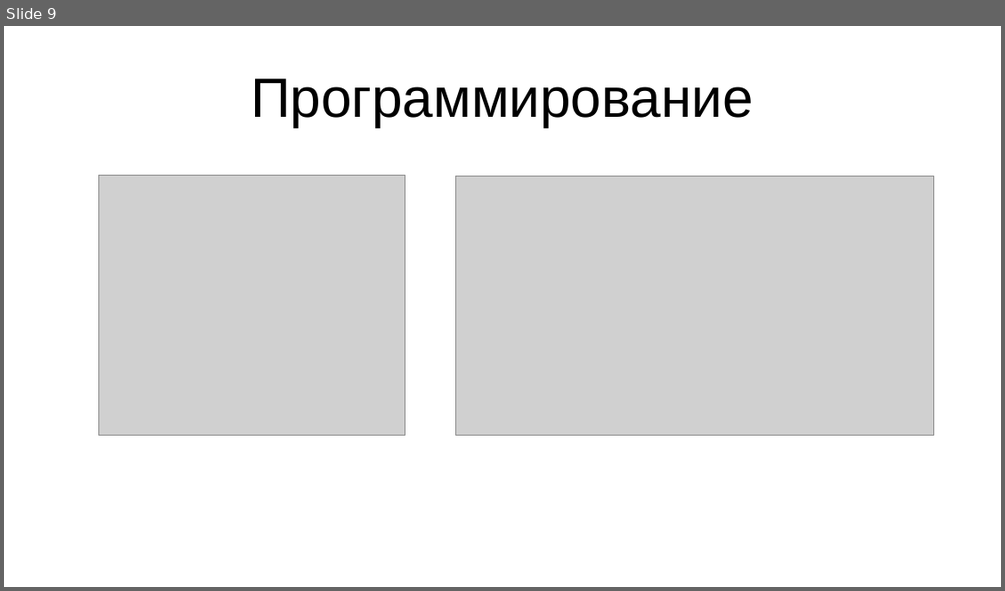
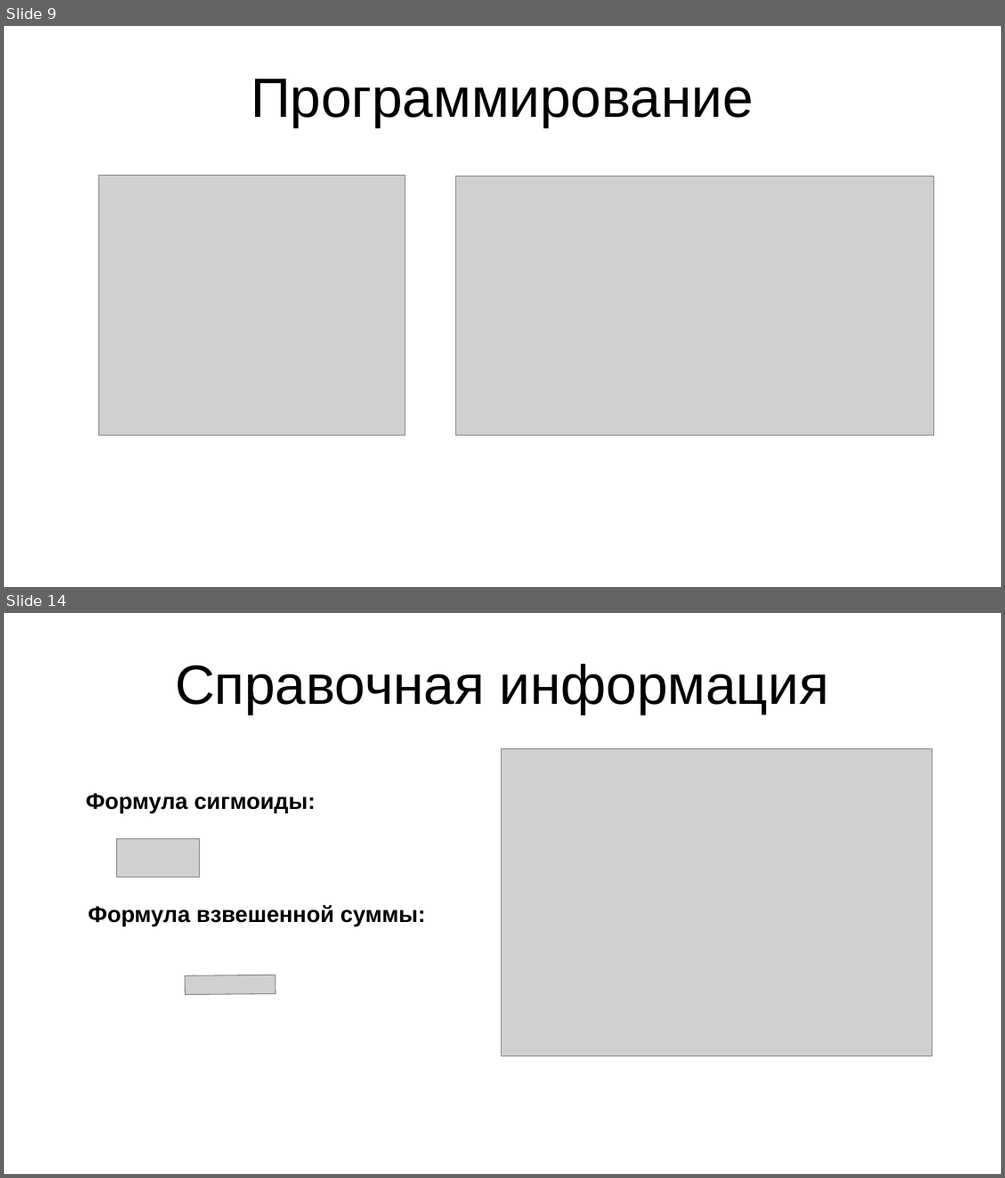
Before and after one commit to SaShiro228/helmet, a slide deck: text/presentation.odp. Shown one above the other, each under a label of ours: slide 9 before the commit, slides 9 and 14 after it; the slides between them are not shown. The pictures are 1005x591 and 1005x1178 pixels, drawn with LibreOffice and Linux fonts; fonts in the diff are those of the drawing; grey boxes stand for pictures. Boxes give left, top, right and bottom in pixels: in the first picture for what was removed or moved away, otherwise in the second. Text is boxed around its words. In the diff, an @@ line names an element or a change of style, - is before the commit and + after.

```diff
--- a/text/presentation.odp
+++ b/text/presentation.odp
@@ slide 14 added at [4, 613, 1001, 1174], background #FFFFFF @@
@@ title added at [175, 664, 829, 714], 44 pt, text #000000 @@
+Справочная информация
@@ picture added at [502, 748, 932, 1056] @@
@@ text added at [86, 793, 316, 813], 18 pt, text #000000, bold @@
+Формула сигмоиды:
@@ picture added at [117, 839, 201, 877] @@
@@ text added at [88, 905, 426, 926], 18 pt, text #000000, bold @@
+Формула взвешенной суммы:
@@ picture added at [185, 975, 275, 995] @@
```
Also in this commit, not shown: 8 other slides added, 3 other files.
